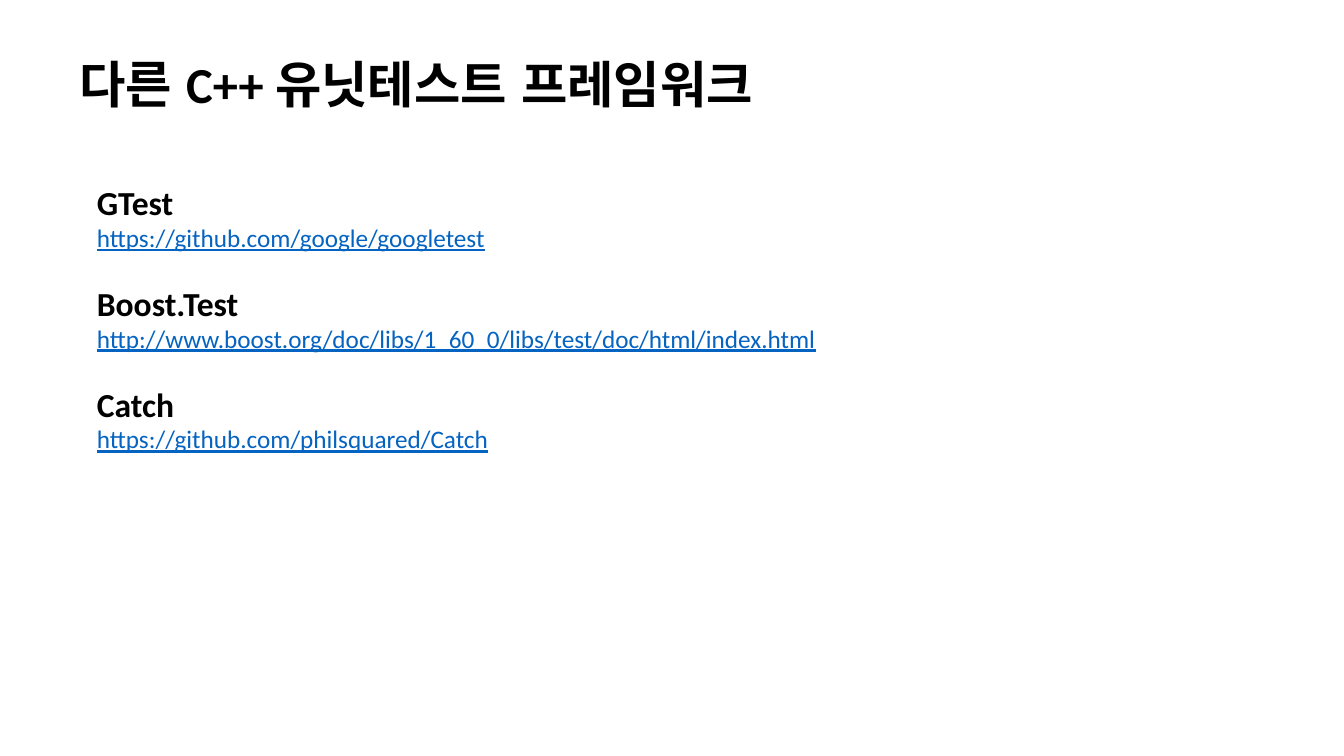
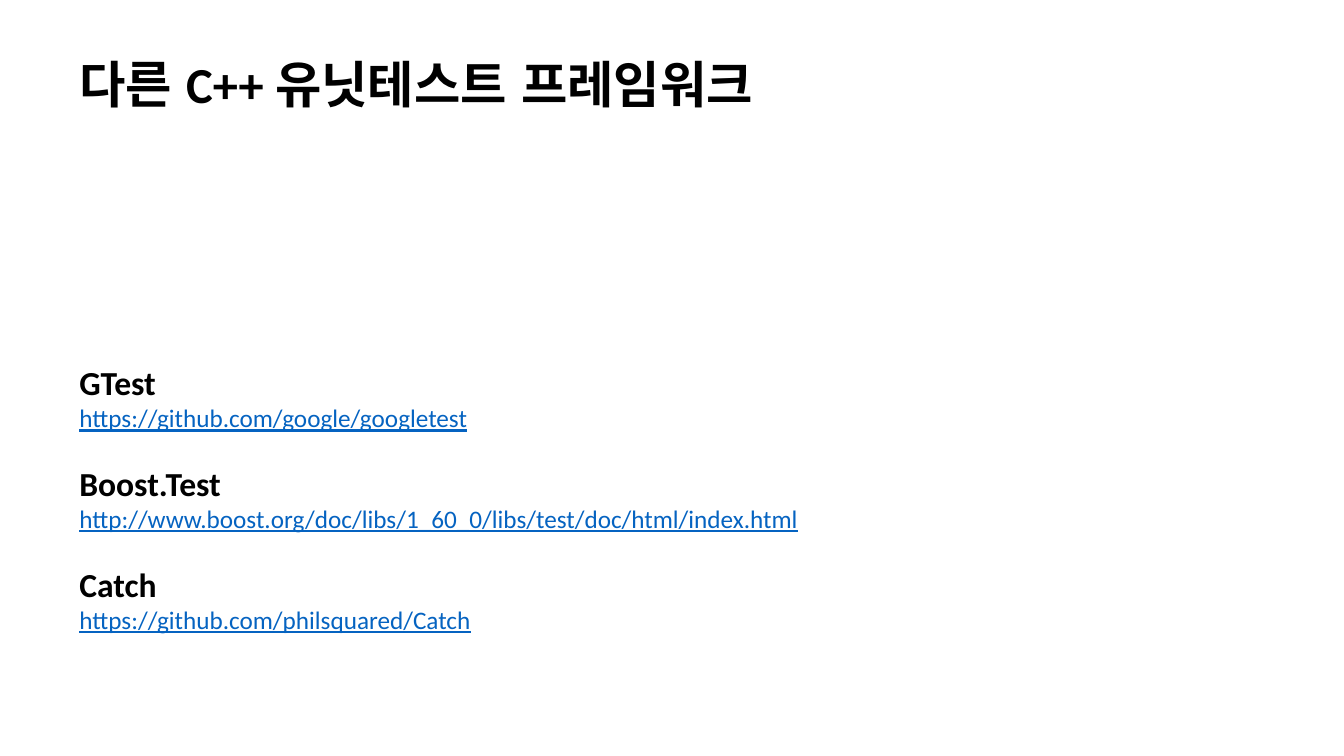
Before and after one commit to jacking75/conf_cpp_korea_2018-08, a slide deck: slide 45 of [C++ Korea 4th Seminar]Visual Cpp에서 유닛 테스트 하기.pptx (slide 44 before the commit). Drawn at 1344x756 pixels with LibreOffice and Linux fonts; fonts in the diff are those of the drawing. Boxes give left, top, right and bottom in pixels: in the first picture for what was removed or moved away, otherwise in the second. Text is boxed around its words. In the diff, an @@ line names an element or a change of style, - is before the commit and + after.

```diff
--- a/[C++ Korea 4th Seminar]Visual Cpp에서 유닛 테스트 하기.pptx
+++ b/[C++ Korea 4th Seminar]Visual Cpp에서 유닛 테스트 하기.pptx
@@ text "GTest https://github.com/google/googletest": place and size @@
-text "GTest https://github.com/google/googletest" at (97,193,815,453)
+text "GTest https://github.com/google/googletest" at (79,373,797,634)
```
Also in this commit, not shown: 3 other slides changed, 1 slide added, 1 slide removed, 1 other file.
